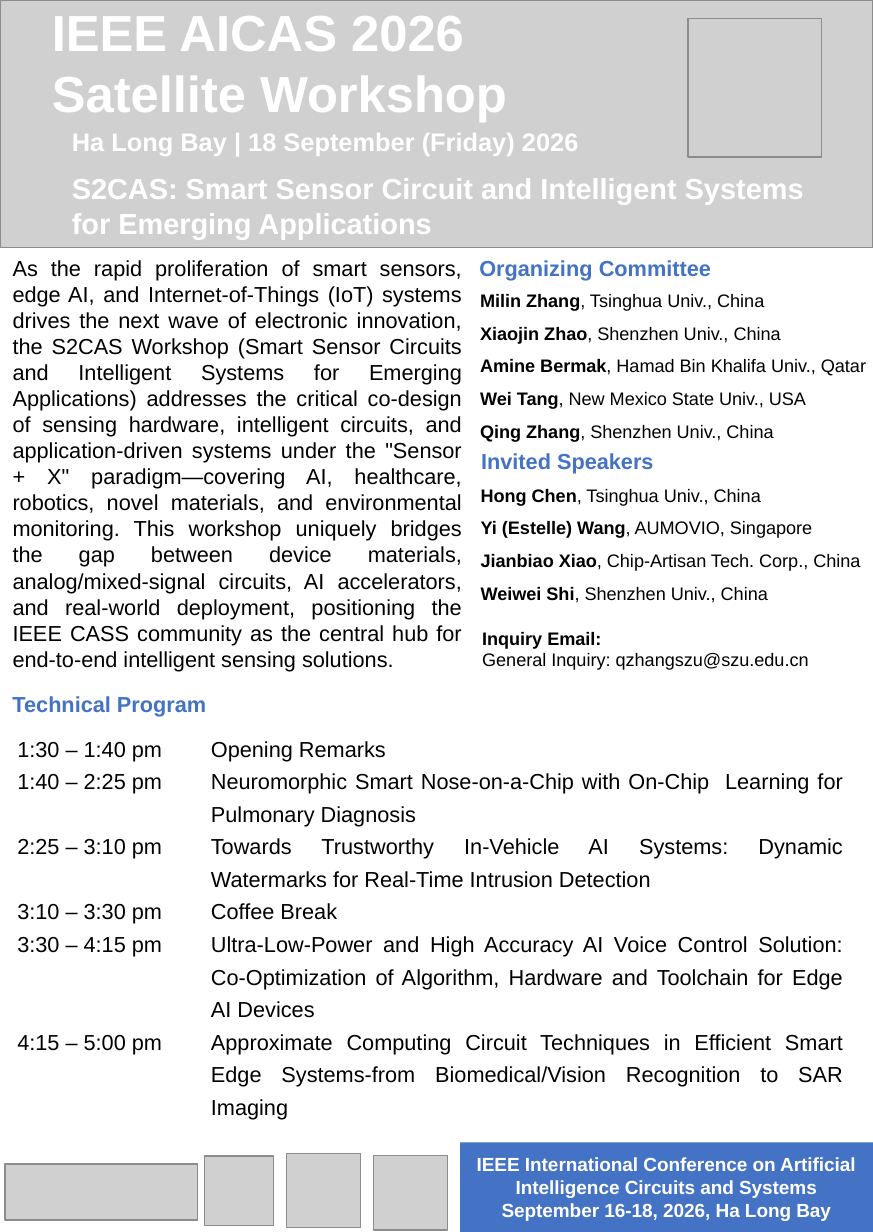
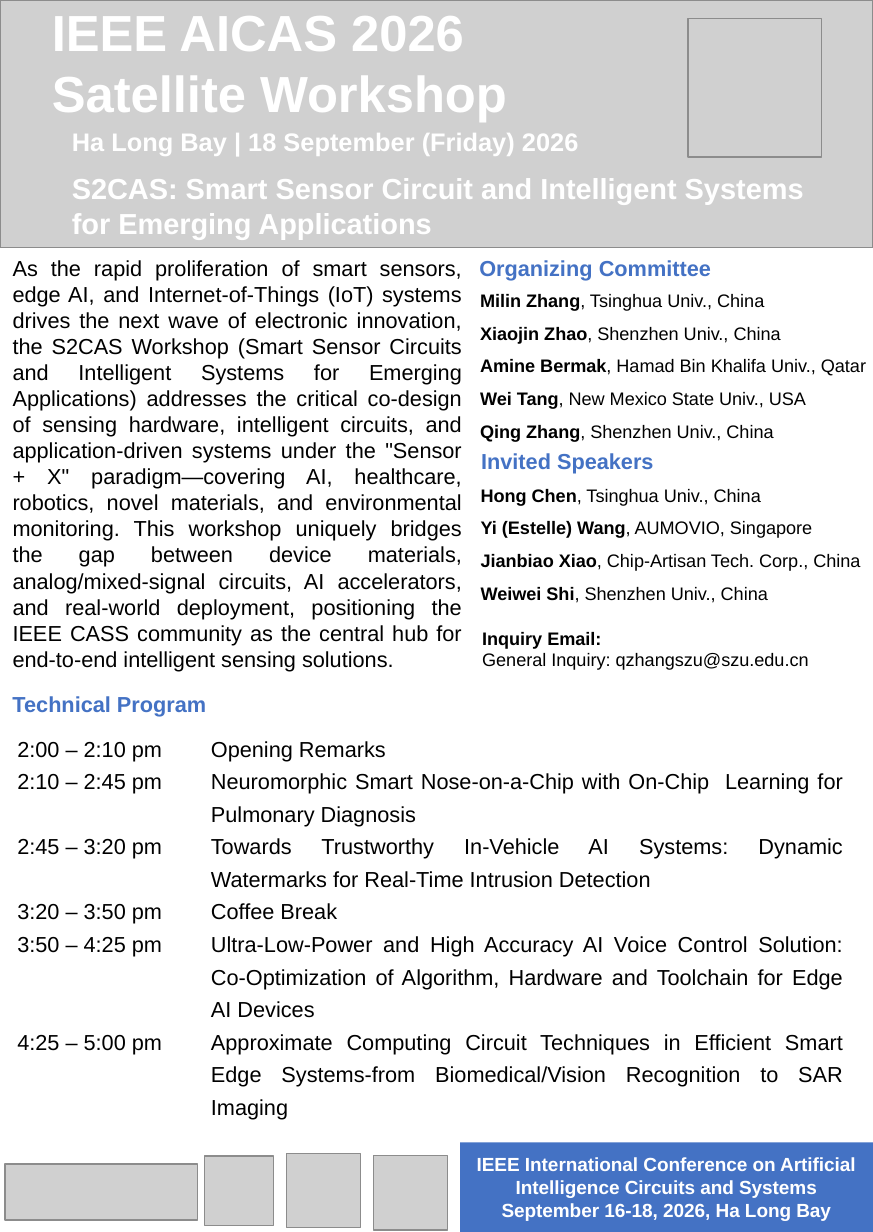
Before and after one commit to AICAS2026/aicas2026.github.io, a slide deck: slide 1 of images/workshop/AICAS2026-S2CAS-Satellite_Worshop.pptx. Drawn at 873x1232 pixels with LibreOffice and Linux fonts; fonts in the diff are those of the drawing; grey boxes stand for pictures. Boxes give left, top, right and bottom in pixels: in the first picture for what was removed or moved away, otherwise in the second. Text is boxed around its words. In the diff, an @@ line names an element or a change of style, - is before the commit and + after.

```diff
--- a/images/workshop/AICAS2026-S2CAS-Satellite_Worshop.pptx
+++ b/images/workshop/AICAS2026-S2CAS-Satellite_Worshop.pptx
@@ table at (8, 720, 855, 1164) @@
-row 1, column 1: 1:30 – 1:40 pm / 1:40 – 2:25 pm / 2:25 – 3:10 pm / 3:10 – 3:30 pm / 3:30 – 4:15 pm / 4:15 – 5:00 pm
+row 1, column 1: 2:00 – 2:10 pm / 2:10 – 2:45 pm / 2:45 – 3:20 pm / 3:20 – 3:50 pm / 3:50 – 4:25 pm / 4:25 – 5:00 pm
```
Also in this commit, not shown: 3 other files.
